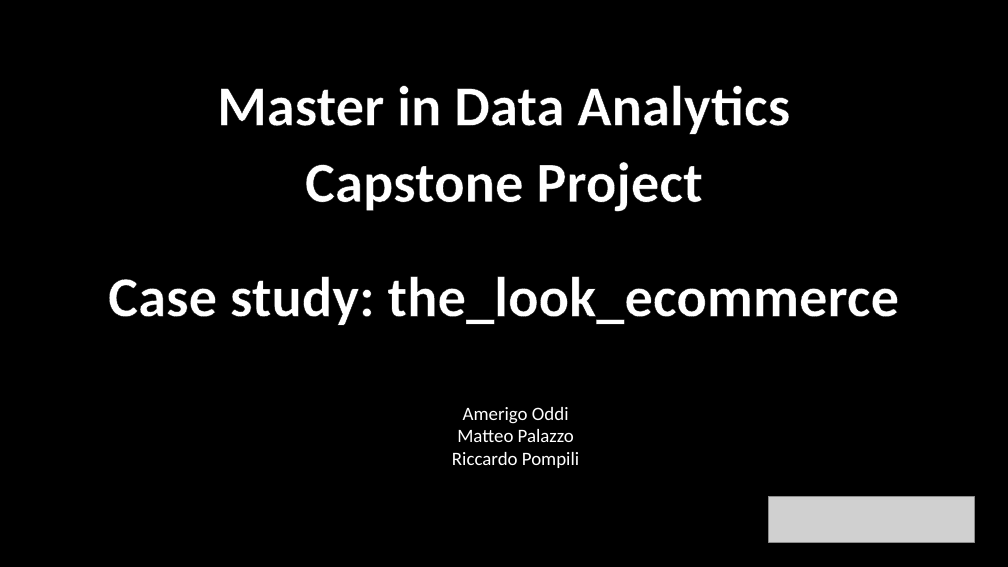
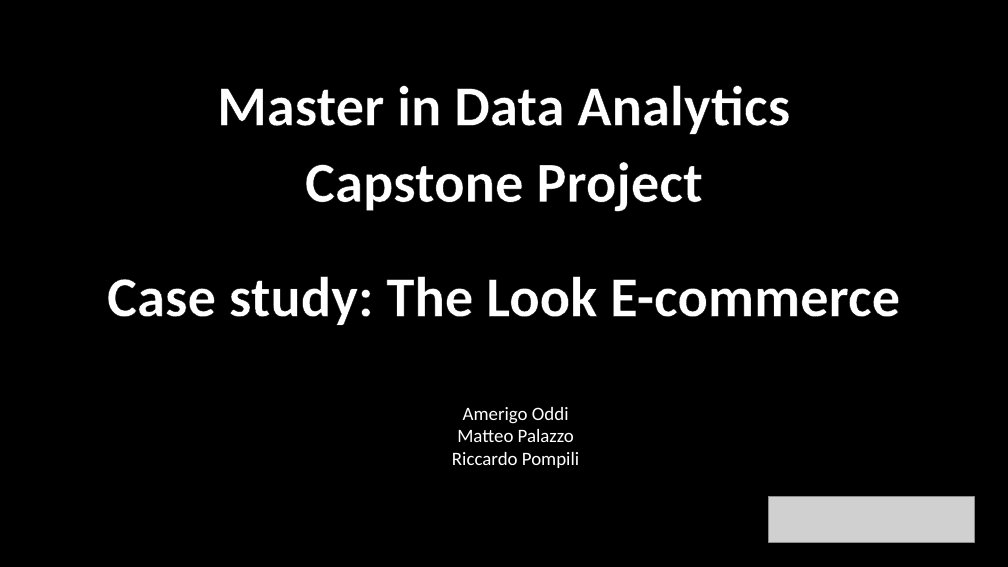
Before and after one commit to AmerigoOddi/progetto_boolean, a slide deck: slide 1 of presentazione.pptx. Drawn at 1008x567 pixels with LibreOffice and Linux fonts; fonts in the diff are those of the drawing; grey boxes stand for pictures; background and template pictures are left out. Boxes give left, top, right and bottom in pixels: in the first picture for what was removed or moved away, otherwise in the second. Text is boxed around its words. In the diff, an @@ line names an element or a change of style, - is before the commit and + after.

```diff
--- a/presentazione.pptx
+++ b/presentazione.pptx
@@ text at bbox=[107, 276, 900, 325]: text changed @@
-Case study: the_look_ecommerce
+Case study: The Look E-commerce
```
Also in this commit, not shown: 1 slide added, 1 slide removed, 3 other files.
